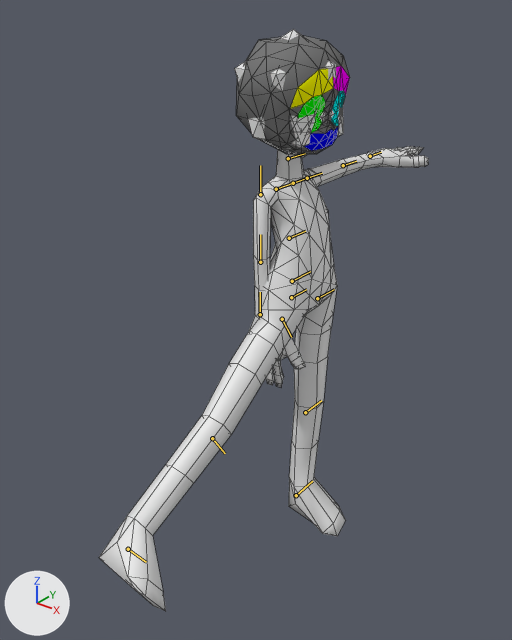
Two versions of the Blender file unrea.blend, one commit apart.
The view is the same before and after, from a 50 mm camera at (1.102, -1.545, 1.912) aimed at (-0.056, -0.098, 1.015). Every picture has the same lights, and +X, +Y and +Z are marked at lower left. Both versions are drawn at the pose saved in each file; the numbers are the values there. The bones that bend it are drawn over the model as lines. Mesh edges are drawn as thin lines.

Names of what the first picture shows: 'unrea_body', 'unrea_head', 'unrea_head_phy'.
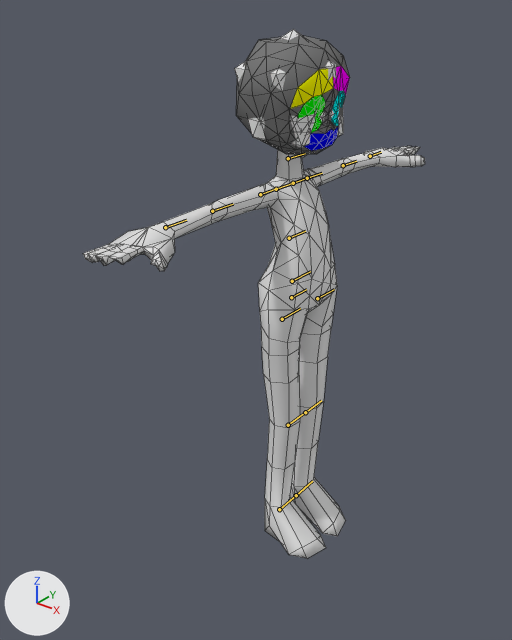
What differs and where, as boxes [x1, y1, x2, y2] in the pictures (512 x 640 px):
'unrea_body', posed (11% shorter)
    before: [99, 146, 429, 611]
    after: [83, 146, 425, 559]
bone 'mShoulderRight', root to tip
    before: (260, 194) to (260, 165)
    after: (260, 194) to (278, 188)
bone 'mHipRight', root to tip
    before: (282, 319) to (291, 337)
    after: (282, 319) to (300, 308)

The change, as a diff of the scene's bpy script:
```diff
--- a/unrea.blend.py
+++ b/unrea.blend.py
@@ bone_mshoulderright @@
 bone_mshoulderright = bpy.data.objects['avatar'].pose.bones['mShoulderRight']  # child of 'mCollarRight'
-bone_mshoulderright.rotation_quaternion = (0.707, 0.707, 0.0, 0.0)  # degrees (90, 0, 0)
+bone_mshoulderright.rotation_quaternion = (1.0, 0.0, 0.0, 0.0)  # degrees (0, 0, 0)
@@ bone_mhipright @@
 bone_mhipright = bpy.data.objects['avatar'].pose.bones['mHipRight']  # child of 'mPelvis'
-bone_mhipright.rotation_quaternion = (0.875, -0.484, 0.0, 0.0)  # degrees (-58, 0, 0)
+bone_mhipright.rotation_quaternion = (1.0, 0.0, 0.0, 0.0)  # degrees (0, 0, 0)
```
